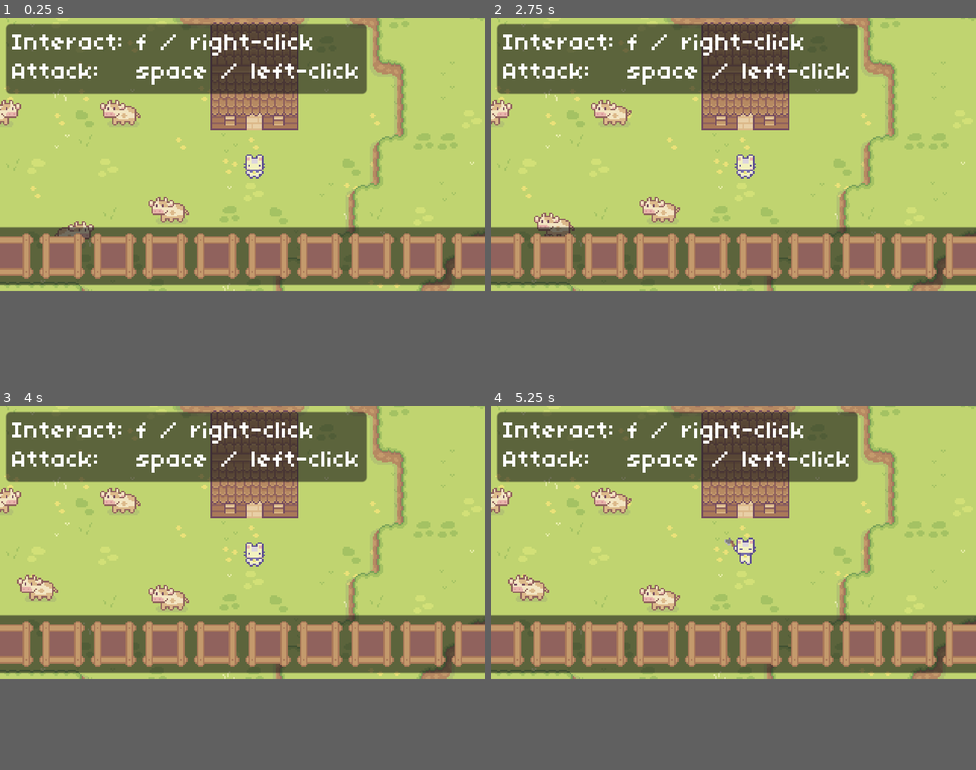
Above: before the commit, frames 1-4 (two rows, left to right).
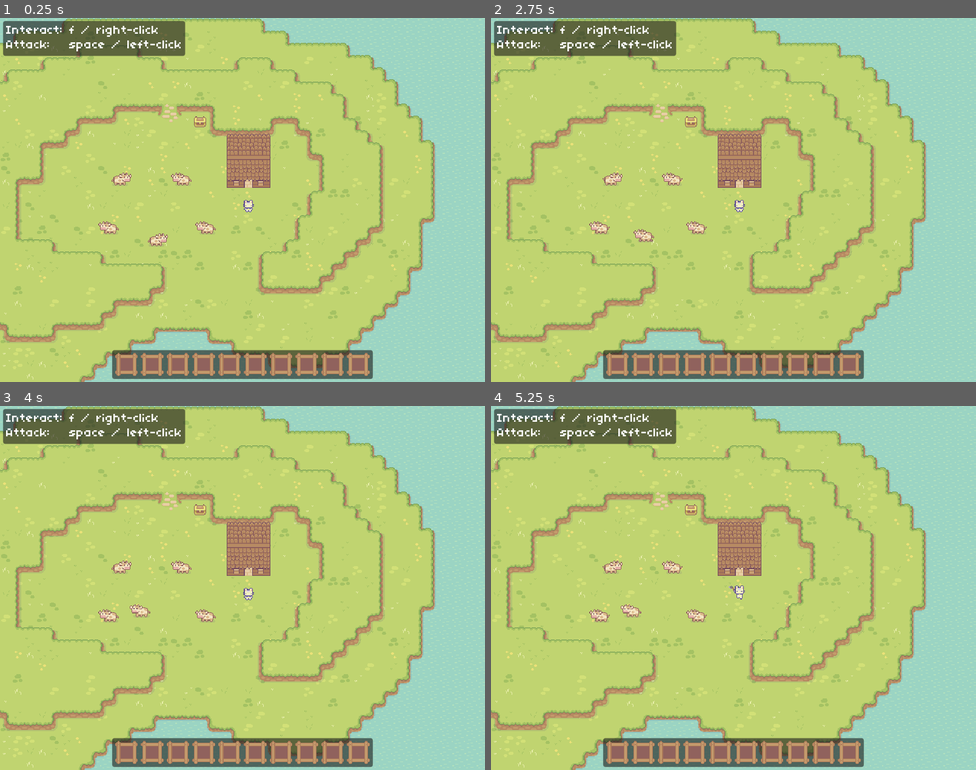
Above: after the commit, the same moments.

Repository: Boyquotes/godot-prototype-one
Game: Godot game, scene res://world/world.tscn
Two runs of this game, one before a commit and one after it. Both use one fixed random seed, a clock stepped at 60 frames per second and the inputs below.
Inputs (mouse positions are in pixels of both pictures, inside the frame that each line leads up to; where the layout moved, square brackets give the same spot in the first picture):
- Up to frame 1 (0.25 s): no input
- Up to frame 2 (2.75 s): click (617, 276) [500, 254] at 0.5 s; click (641, 276) [554, 254] at 1.25 s; click (670, 276) [602, 254] at 2 s
- Up to frame 3 (4 s): click (203, 664) [164, 642] at 2.75 s; click (227, 664) [218, 642] at 3.5 s
- Up to frame 4 (5.25 s): click (748, 664) [757, 642] at 4.25 s; click (772, 664) [811, 642] at 5 s
The window is 800x450 before the commit and 800x600 after it. Grey fills any space a smaller window leaves; there, only what the larger window draws over its background counts as a difference.

The runs differ from the first frame. In frame 1, 61% of the frame differs, in the area x 0-100%, y 0-100%; in frame 2, 61%; in frame 3, 61%; in frame 4, 61%.

Commit message:
fix ui position and scale

Diff:
--- a/project.godot
+++ b/project.godot
@@ -17,10 +17,12 @@
 
 [display]
 
-window/size/viewport_width=1280
-window/size/viewport_height=720
+window/size/viewport_width=640
+window/size/viewport_height=480
+window/size/window_width_override=1280
+window/size/window_height_override=720
 window/stretch/mode="canvas_items"
-window/stretch/scale=4.0
+window/stretch/aspect="expand"
 
 [input]
 
--- /dev/null
+++ b/ui/hotbar.tscn
@@ -0,0 +1,52 @@
+[gd_scene load_steps=2 format=3 uid="uid://dy3tcwecofjwx"]
+
+[ext_resource type="PackedScene" uid="uid://c8gh8n847gbtb" path="res://ui/hotbar_slot.tscn" id="1_u2n63"]
+
+[node name="Hotbar" type="MarginContainer"]
+offset_right = 352.0
+offset_bottom = 46.0
+size_flags_horizontal = 4
+size_flags_vertical = 8
+
+[node name="PanelContainer" type="PanelContainer" parent="."]
+layout_mode = 2
+
+[node name="MarginContainer" type="MarginContainer" parent="PanelContainer"]
+layout_mode = 2
+
+[node name="HBoxContainer" type="HBoxContainer" parent="PanelContainer/MarginContainer"]
+layout_mode = 2
+size_flags_horizontal = 4
+size_flags_vertical = 4
+alignment = 1
+
+[node name="HotbarSlot" parent="PanelContainer/MarginContainer/HBoxContainer" instance=ExtResource("1_u2n63")]
+layout_mode = 2
+size_flags_horizontal = 4
+
+[node name="HotbarSlot2" parent="PanelContainer/MarginContainer/HBoxContainer" instance=ExtResource("1_u2n63")]
+layout_mode = 2
+
+[node name="HotbarSlot3" parent="PanelContainer/MarginContainer/HBoxContainer" instance=ExtResource("1_u2n63")]
+layout_mode = 2
+
+[node name="HotbarSlot4" parent="PanelContainer/MarginContainer/HBoxContainer" instance=ExtResource("1_u2n63")]
+layout_mode = 2
+
+[node name="HotbarSlot5" parent="PanelContainer/MarginContainer/HBoxContainer" instance=ExtResource("1_u2n63")]
+layout_mode = 2
+
+[node name="HotbarSlot6" parent="PanelContainer/MarginContainer/HBoxContainer" instance=ExtResource("1_u2n63")]
+layout_mode = 2
+
+[node name="HotbarSlot7" parent="PanelContainer/MarginContainer/HBoxContainer" instance=ExtResource("1_u2n63")]
+layout_mode = 2
+
+[node name="HotbarSlot8" parent="PanelContainer/MarginContainer/HBoxContainer" instance=ExtResource("1_u2n63")]
+layout_mode = 2
+
+[node name="HotbarSlot9" parent="PanelContainer/MarginContainer/HBoxContainer" instance=ExtResource("1_u2n63")]
+layout_mode = 2
+
+[node name="HotbarSlot10" parent="PanelContainer/MarginContainer/HBoxContainer" instance=ExtResource("1_u2n63")]
+layout_mode = 2
--- a/ui/hotbar_slot.tscn
+++ b/ui/hotbar_slot.tscn
@@ -7,5 +7,8 @@
 region = Rect2(201, 57, 30, 30)
 
 [node name="HotbarSlot" type="TextureButton"]
+offset_right = 30.0
+offset_bottom = 30.0
+scale = Vector2(0.25, 0.25)
 texture_normal = SubResource("AtlasTexture_mjs6p")
 stretch_mode = 4
--- a/ui/hud.tscn
+++ b/ui/hud.tscn
@@ -1,7 +1,8 @@
-[gd_scene load_steps=3 format=3 uid="uid://bs34bs7bog7cv"]
+[gd_scene load_steps=4 format=3 uid="uid://bs34bs7bog7cv"]
 
 [ext_resource type="Theme" uid="uid://ucv4831igw67" path="res://theme.tres" id="1_avwr7"]
-[ext_resource type="PackedScene" uid="uid://c8gh8n847gbtb" path="res://ui/hotbar_slot.tscn" id="3_lpwhr"]
+[ext_resource type="PackedScene" uid="uid://dy3tcwecofjwx" path="res://ui/hotbar.tscn" id="2_tomp2"]
+[ext_resource type="PackedScene" uid="uid://cofap5n3ucrc" path="res://ui/info_box.tscn" id="3_x22a0"]
 
 [node name="Control" type="Control"]
 layout_mode = 3
@@ -12,7 +13,7 @@
 grow_vertical = 2
 theme = ExtResource("1_avwr7")
 
-[node name="MarginContainer2" type="MarginContainer" parent="."]
+[node name="Hotbar" parent="." instance=ExtResource("2_tomp2")]
 layout_mode = 1
 anchors_preset = 7
 anchor_left = 0.5
@@ -22,64 +23,9 @@
 offset_left = -176.0
 offset_top = -46.0
 offset_right = 176.0
+offset_bottom = 0.0
 grow_horizontal = 2
 grow_vertical = 0
-size_flags_horizontal = 4
-size_flags_vertical = 8
 
-[node name="PanelContainer" type="PanelContainer" parent="MarginContainer2"]
-layout_mode = 2
-
-[node name="MarginContainer" type="MarginContainer" parent="MarginContainer2/PanelContainer"]
-layout_mode = 2
-
-[node name="HBoxContainer" type="HBoxContainer" parent="MarginContainer2/PanelContainer/MarginContainer"]
-layout_mode = 2
-
-[node name="HotbarSlot" parent="MarginContainer2/PanelContainer/MarginContainer/HBoxContainer" instance=ExtResource("3_lpwhr")]
-layout_mode = 2
-
-[node name="HotbarSlot2" parent="MarginContainer2/PanelContainer/MarginContainer/HBoxContainer" instance=ExtResource("3_lpwhr")]
-layout_mode = 2
-
-[node name="HotbarSlot3" parent="MarginContainer2/PanelContainer/MarginContainer/HBoxContainer" instance=ExtResource("3_lpwhr")]
-layout_mode = 2
-
-[node name="HotbarSlot4" parent="MarginContainer2/PanelContainer/MarginContainer/HBoxContainer" instance=ExtResource("3_lpwhr")]
-layout_mode = 2
-
-[node name="HotbarSlot5" parent="MarginContainer2/PanelContainer/MarginContainer/HBoxContainer" instance=ExtResource("3_lpwhr")]
-layout_mode = 2
-
-[node name="HotbarSlot6" parent="MarginContainer2/PanelContainer/MarginContainer/HBoxContainer" instance=ExtResource("3_lpwhr")]
-layout_mode = 2
-
-[node name="HotbarSlot7" parent="MarginContainer2/PanelContainer/MarginContainer/HBoxContainer" instance=ExtResource("3_lpwhr")]
-layout_mode = 2
-
-[node name="HotbarSlot8" parent="MarginContainer2/PanelContainer/MarginContainer/HBoxContainer" instance=ExtResource("3_lpwhr")]
-layout_mode = 2
-
-[node name="HotbarSlot9" parent="MarginContainer2/PanelContainer/MarginContainer/HBoxContainer" instance=ExtResource("3_lpwhr")]
-layout_mode = 2
-
-[node name="HotbarSlot10" parent="MarginContainer2/PanelContainer/MarginContainer/HBoxContainer" instance=ExtResource("3_lpwhr")]
-layout_mode = 2
-
-[node name="MarginContainer" type="MarginContainer" parent="."]
-layout_mode = 1
-offset_right = 246.0
-offset_bottom = 54.0
-size_flags_horizontal = 0
-size_flags_vertical = 0
-
-[node name="PanelContainer" type="PanelContainer" parent="MarginContainer"]
-layout_mode = 2
-
-[node name="MarginContainer" type="MarginContainer" parent="MarginContainer/PanelContainer"]
-layout_mode = 2
-
-[node name="Label" type="Label" parent="MarginContainer/PanelContainer/MarginContainer"]
-layout_mode = 2
-text = "Interact: f / right-click
-Attack:   space / left-click"
+[node name="InfoBox" parent="." instance=ExtResource("3_x22a0")]
+layout_mode = 0
--- /dev/null
+++ b/ui/info_box.tscn
@@ -0,0 +1,19 @@
+[gd_scene format=3 uid="uid://cofap5n3ucrc"]
+
+[node name="InfoBox" type="MarginContainer"]
+offset_right = 246.0
+offset_bottom = 54.0
+scale = Vector2(1.00958, 1)
+size_flags_horizontal = 0
+size_flags_vertical = 0
+
+[node name="PanelContainer" type="PanelContainer" parent="."]
+layout_mode = 2
+
+[node name="MarginContainer" type="MarginContainer" parent="PanelContainer"]
+layout_mode = 2
+
+[node name="Label" type="Label" parent="PanelContainer/MarginContainer"]
+layout_mode = 2
+text = "Interact: f / right-click
+Attack:   space / left-click"
Not shown: 1 places in player/player.tscn that only renumber resources
